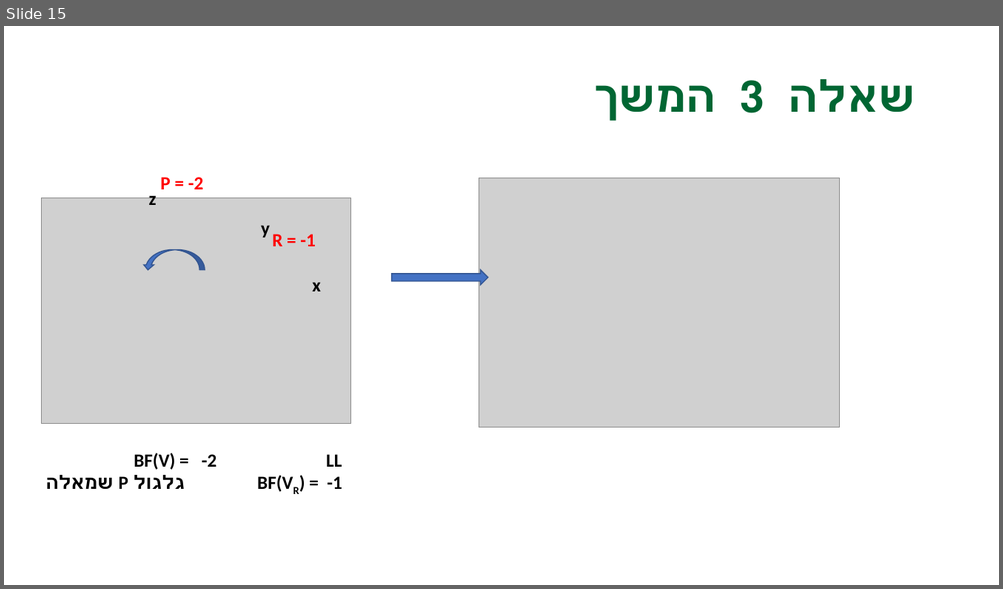
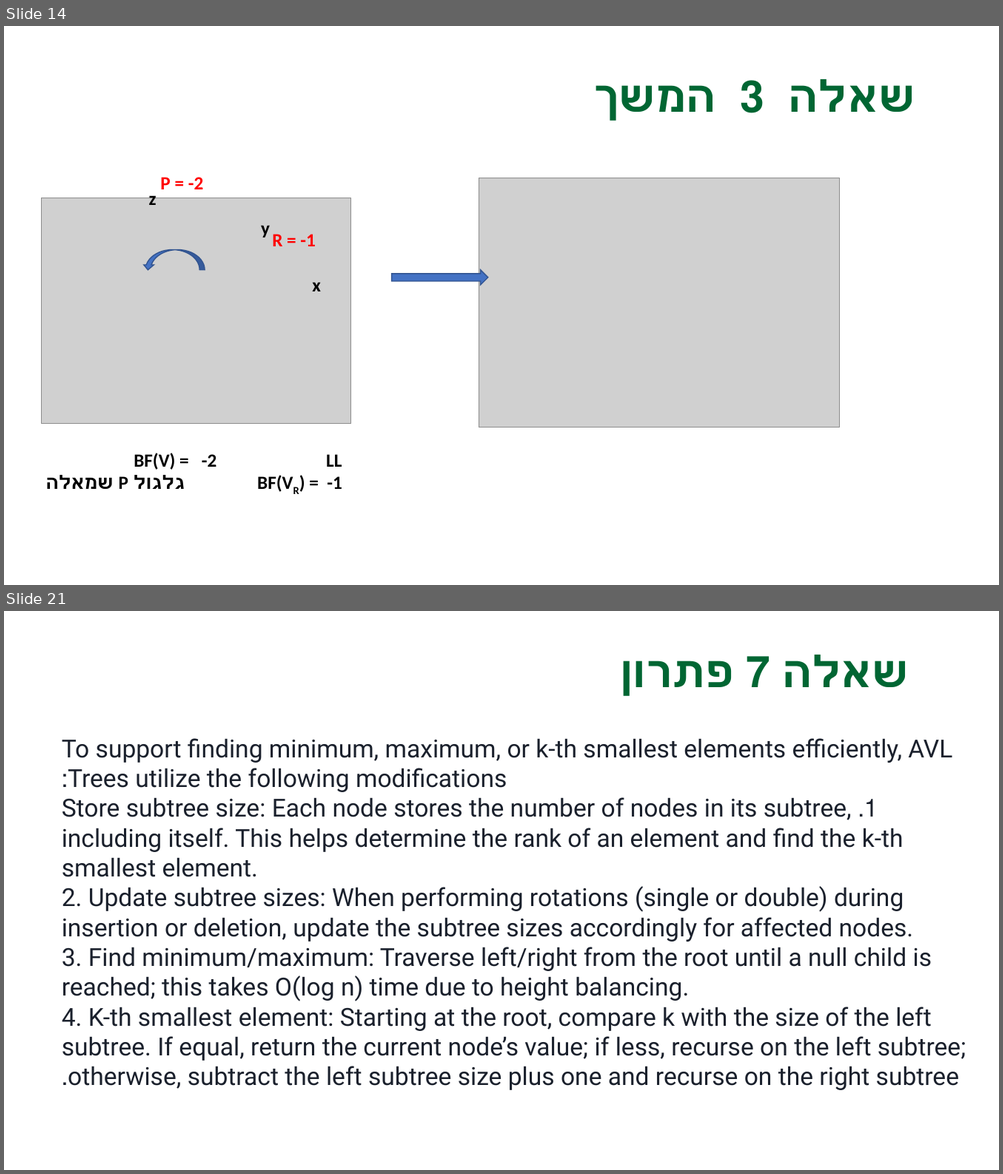
Before and after one commit to GenadyKogan/Data-Structures, a slide deck: t-07-avl-tree/תרגול 7.pptx. Shown one above the other, each under a label of ours: slide 15 before the commit, slides 14 and 21 after it; the slides between them are not shown. The pictures are 1003x589 and 1003x1174 pixels, drawn with LibreOffice and Linux fonts; fonts in the diff are those of the drawing; grey boxes stand for pictures; background and template pictures are left out. Boxes give left, top, right and bottom in pixels: in the first picture for what was removed or moved away, otherwise in the second. Text is boxed around its words. In the diff, an @@ line names an element or a change of style, - is before the commit and + after.

```diff
--- a/t-07-avl-tree/תרגול 7.pptx
+++ b/t-07-avl-tree/תרגול 7.pptx
@@ slide 21 added at [4,611,999,1170], background picture (left out) @@
@@ text added at [782,655,908,687], 42 pt, text #006633, bold @@
+שאלה 7 פתרון
@@ text added at [62,738,966,1091], 24 pt, text #1A202C @@
+To support finding minimum, maximum, or k-th smallest elements efficiently, AVL Trees utilize the following modifications:
+1. Store subtree size: Each node stores the number of nodes in its subtree, including itself. This helps determine the rank of an element and find the k-th smallest element.
+2. Update subtree sizes: When performing rotations (single or double) during insertion or deletion, update the subtree sizes accordingly for affected nodes.
+3. Find minimum/maximum: Traverse left/right from the root until a null child is reached; this takes O(log n) time due to height balancing.
+4. K-th smallest element: Starting at the root, compare k with the size of the left subtree. If equal, return the current node’s value; if less, recurse on the left subtree; otherwise, subtract the left subtree size plus one and recurse on the right subtree.
@@ what was slide 15 is now slide 14 @@
```
Also in this commit, not shown: 10 slides changed, 3 other slides added, 2 slides removed, 2 other files.
